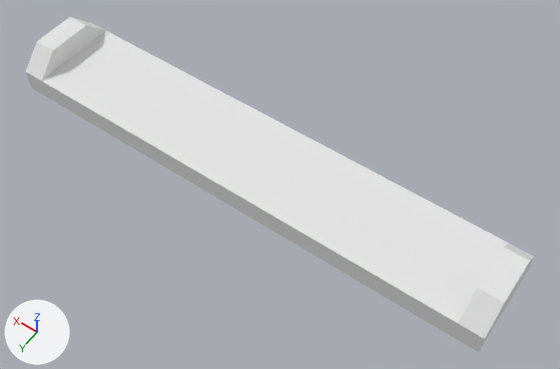
The Blender file Cyberspace/Assets/Models/Environment/Road Piece.blend, before and after one commit.
The view is the same before and after, from a 50 mm camera at (-6.19, 7.84, 12.06) aimed at (-0.64, 0.06, -0.15). The lights are fixed; the arrows at lower left show +X, +Y and +Z.

Before the edit, the objects in view are built like this:
```python
mat_road_piece = diffuse_material('Road Piece')
mat_road_piece.base_color = (0.8, 0.8, 0.8)  # white #e7e7e7
me_cube = bpy.data.meshes.new('Cube')
me_cube.from_pydata(...)  # 24 vertices, 22 faces; spans x -5.5..5.5, y -1.0..1.0, z -0.25..0.75
me_cube.materials.append(mat_road_piece)  # white #e7e7e7
ob_road_piece = bpy.data.objects.new('Road Piece', me_cube)
ob_road_piece.location = (0.0, 0.0, 0.0)
```
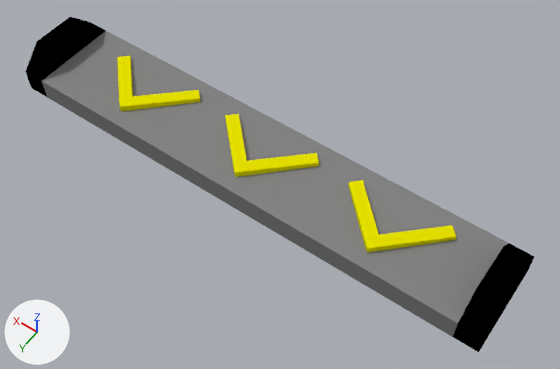
Where the change shows, as pixel boxes [x1, y1, x2, y2] in the pictures (560 x 369 px):
'Road Piece', recoloured (white to grey): [25, 17, 534, 352] in both
'Arrows.002', added (yellow): after [348, 180, 456, 252]
'Arrows', added (yellow): after [225, 114, 319, 177]
'Arrows.001', added (yellow): after [117, 56, 200, 111]
part 1 of me_cube, recoloured (white to black): [453, 243, 534, 352] in both
part 2 of me_cube, recoloured (white to black): [25, 17, 106, 97] in both

Diff of the bpy script that builds the scene:
```diff
--- a/Cyberspace/Assets/Models/Environment/Road Piece.blend.py
+++ b/Cyberspace/Assets/Models/Environment/Road Piece.blend.py
@@ mat_road_piece @@
 mat_road_piece = diffuse_material('Road Piece')
-mat_road_piece.base_color = (0.8, 0.8, 0.8)  # white #e7e7e7
+mat_road_piece.base_color = (0.233, 0.233, 0.233)  # grey #858585
@@ mat_ends @@
+mat_ends = diffuse_material('Ends')
+mat_ends.base_color = (0.0, 0.0, 0.0)  # black #000000
@@ mat_arrows @@
+mat_arrows = diffuse_material('Arrows')
+mat_arrows.base_color = (0.8, 0.757, 0.0)  # yellow #e7e200
@@ me_cube @@
 me_cube.from_pydata(...)  # 24 vertices, 22 faces; spans x -5.5..5.5, y -1.0..1.0, z -0.25..0.75
 # used by ob_road_piece; location = (0.0, 0.0, 0.0)
+# me_cube part 1: all 9 faces centred in x -5.5..-5.0, y -1.0..1.0, z -0.25..0.75 switch from mat_road_piece (white #e7e7e7) to mat_ends (black #000000)
+# me_cube part 2: all 9 faces centred in x 5.0..5.5, y -1.0..1.0, z -0.25..0.75 switch from mat_road_piece (white #e7e7e7) to mat_ends (black #000000)
@@ me_cube_001 @@
+me_cube_001.from_pydata([(-1.17, -0.5, -0.35), (-1.17, -0.5, 0.35), (0.0, 0.67, -0.38), (0.0, 0.67, 0.38), (-0.99, -0.68, -0.35), (-0.99, -0.68, 0.35), (0.17, 0.51, -0.39), (0.17, 0.51, 0.39), (-0.18, 0.5, -0.39), (-0.18, 0.5, 0.39), (-0.01, 0.31, -0.4), (-0.01, 0.31, 0.4), (1.1, -0.43, 0.35), (1.1, -0.43, -0.35), (0.91, -0.63, -0.35), (0.91, -0.63, 0.35)], [], [(8, 9, 3, 2), (2, 3, 7, 6), (10, 11, 5, 4), (4, 5, 1, 0), (8, 10, 4, 0), (11, 9, 1, 5), (7, 3, 9, 11), (2, 6, 10, 8), (6, 7, 12, 13), (0, 1, 9, 8), (13, 12, 15, 14), (7, 11, 15, 12), (10, 6, 13, 14), (11, 10, 14, 15)])
+me_cube_001.materials.append(mat_arrows)  # yellow #e7e200
@@ ob_arrows @@
+ob_arrows = bpy.data.objects.new('Arrows', me_cube_001)
+ob_arrows.location = (0.0, 0.0, 0.0)
@@ ob_arrows_001 @@
+ob_arrows_001 = bpy.data.objects.new('Arrows.001', me_cube_001)
+ob_arrows_001.location = (3.0, 0.0, 0.0)
@@ ob_arrows_002 @@
+ob_arrows_002 = bpy.data.objects.new('Arrows.002', me_cube_001)
+ob_arrows_002.location = (-3.0, 0.0, 0.0)
```
